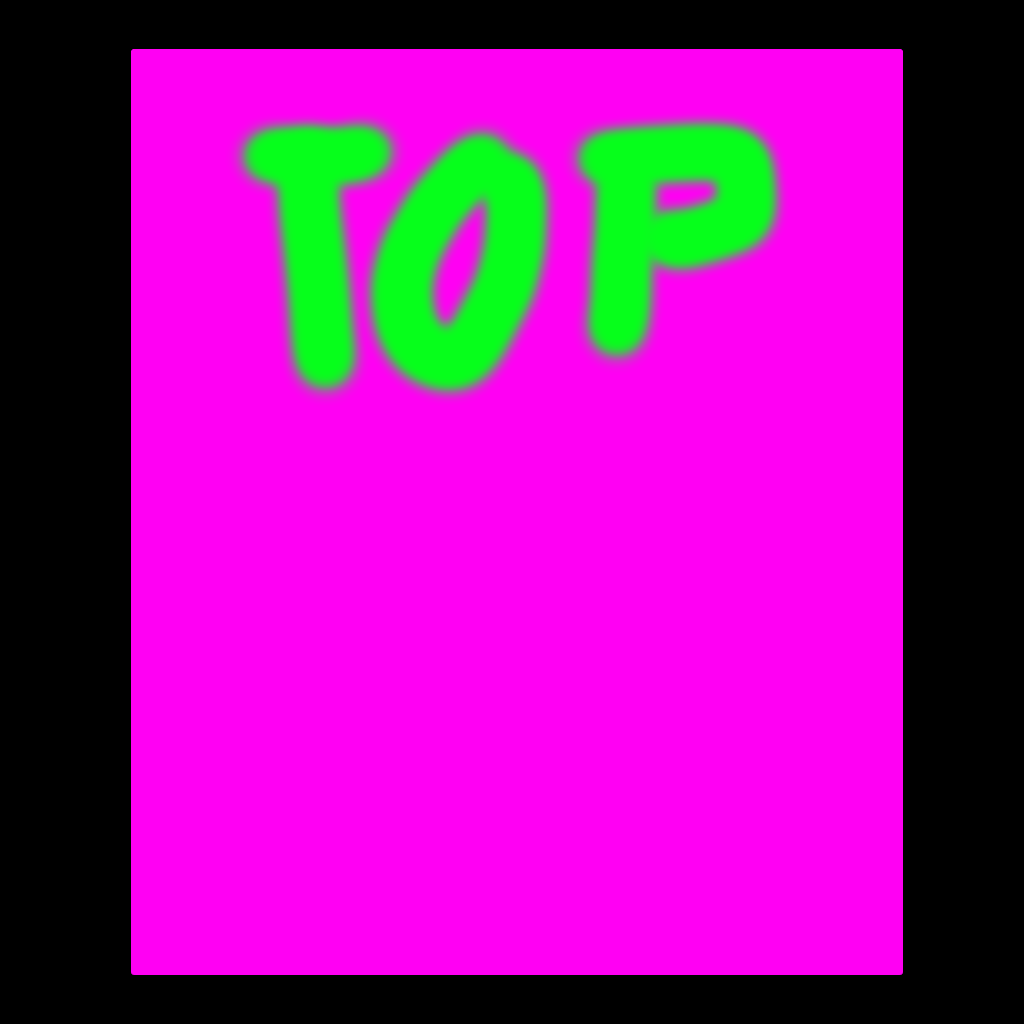
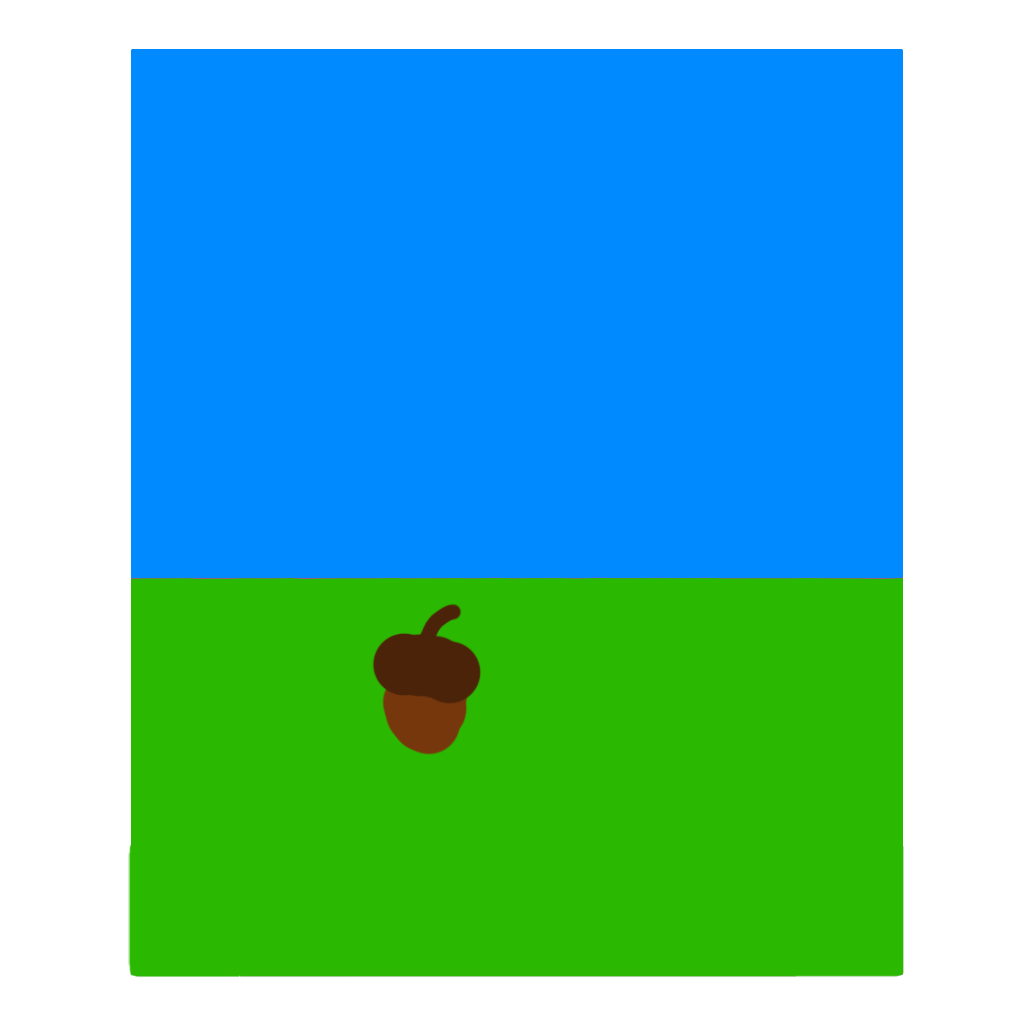
Two versions of the same layered image (w=1024, h=1024). Layer-by-layer changes:
renamed "Painting" to "Painting_Puzzle1", painted on it over (128, 49, 905, 978)
hid "Background" over (0, 0, 1024, 1024)
